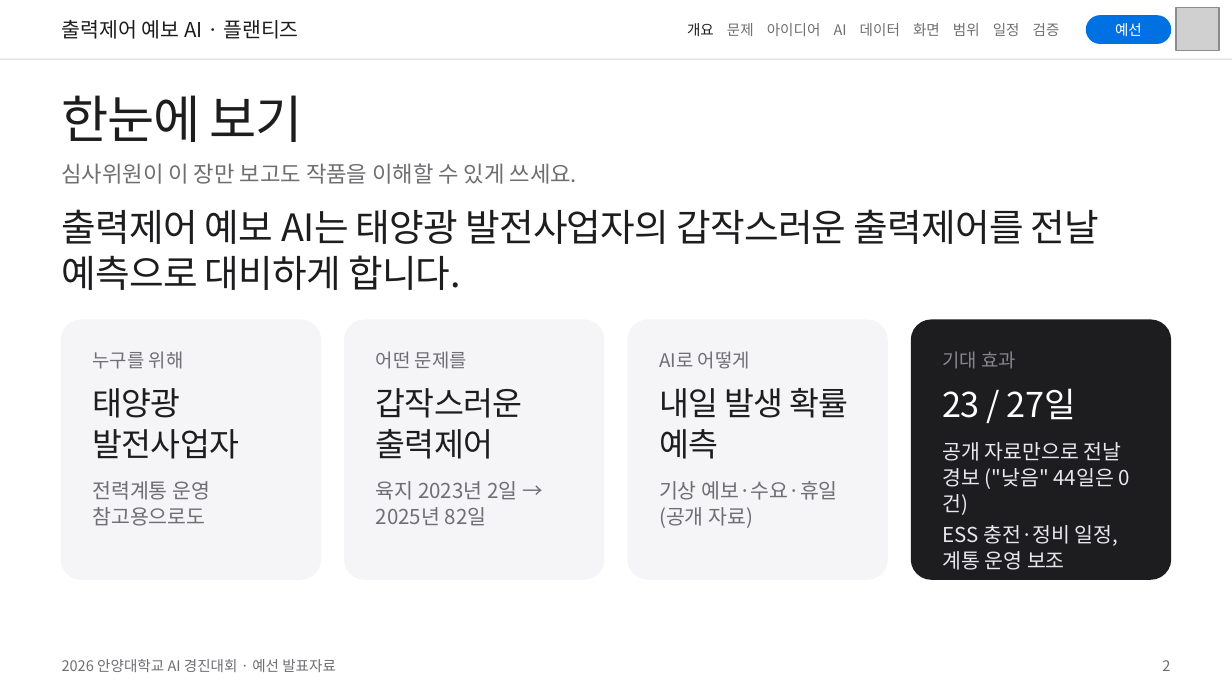
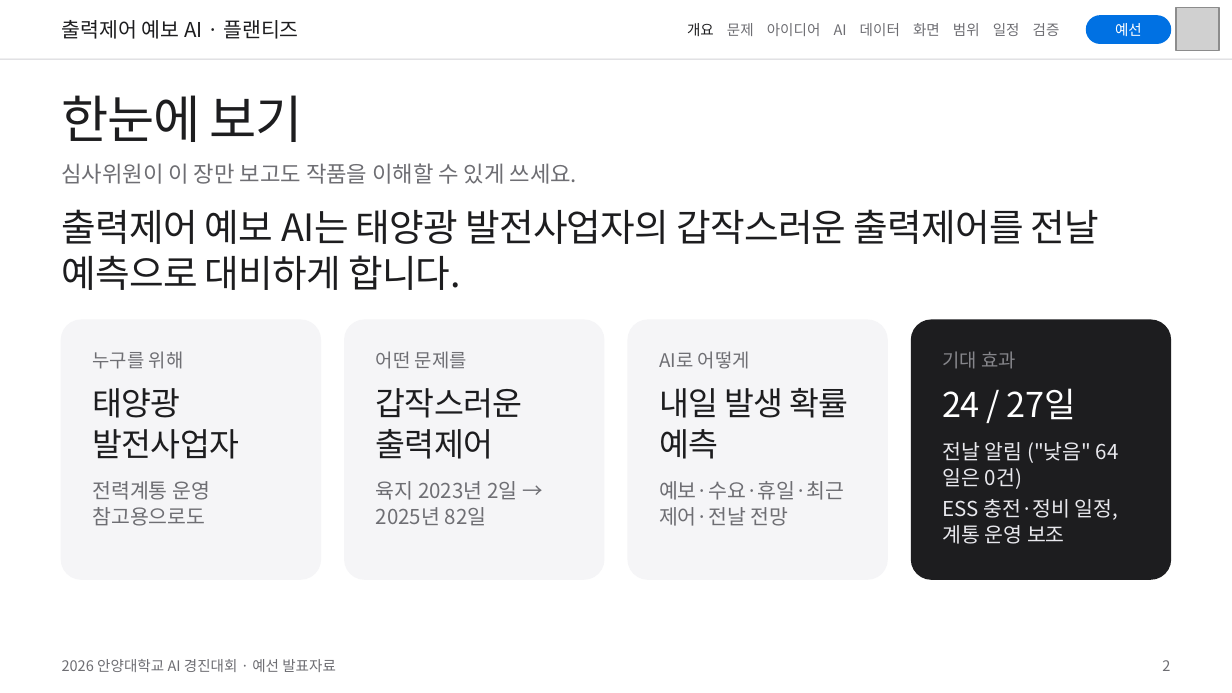
Before and after one commit to eorua/planties, a slide deck: slide 2 of docs/slides/예선발표_초안.pptx. Drawn at 1232x693 pixels with LibreOffice and Linux fonts; fonts in the diff are those of the drawing; grey boxes stand for pictures. Boxes give left, top, right and bottom in pixels: in the first picture for what was removed or moved away, otherwise in the second. Text is boxed around its words. In the diff, an @@ line names an element or a change of style, - is before the commit and + after.

```diff
--- a/docs/slides/예선발표_초안.pptx
+++ b/docs/slides/예선발표_초안.pptx
@@ text at (x1=942, y1=388, x2=1091, y2=489): text changed @@
-23 / 27일
-공개 자료만으로 전날 경보 ("낮음" 44일은 0건)
+24 / 27일
+전날 알림 ("낮음" 64일은 0건)
@@ text at (x1=659, y1=481, x2=845, y2=526): text changed @@
-기상 예보·수요·휴일 (공개 자료)
+예보·수요·휴일·최근 제어·전날 전망
```
Also in this commit, not shown: 5 other slides changed.
